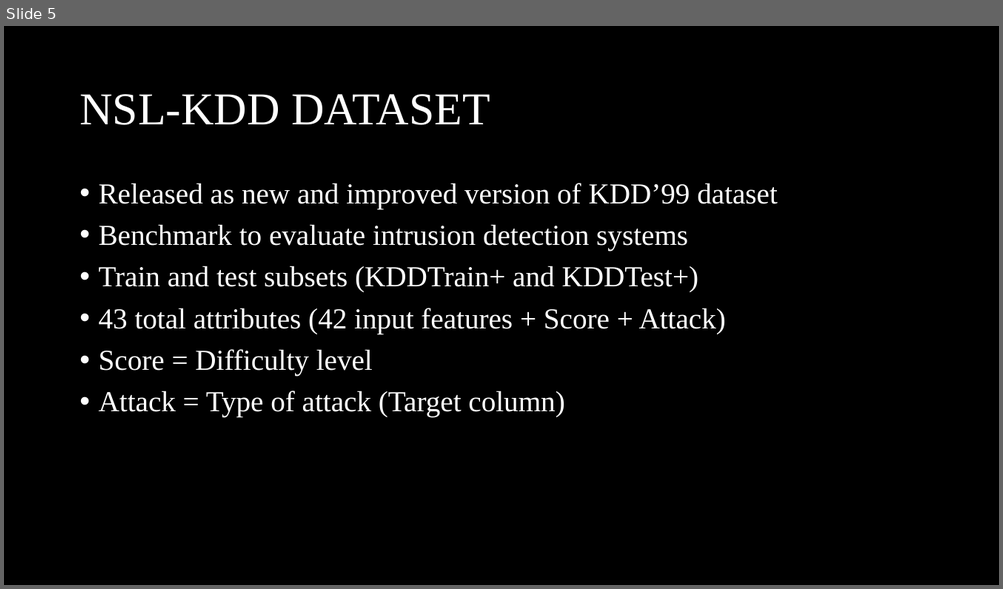
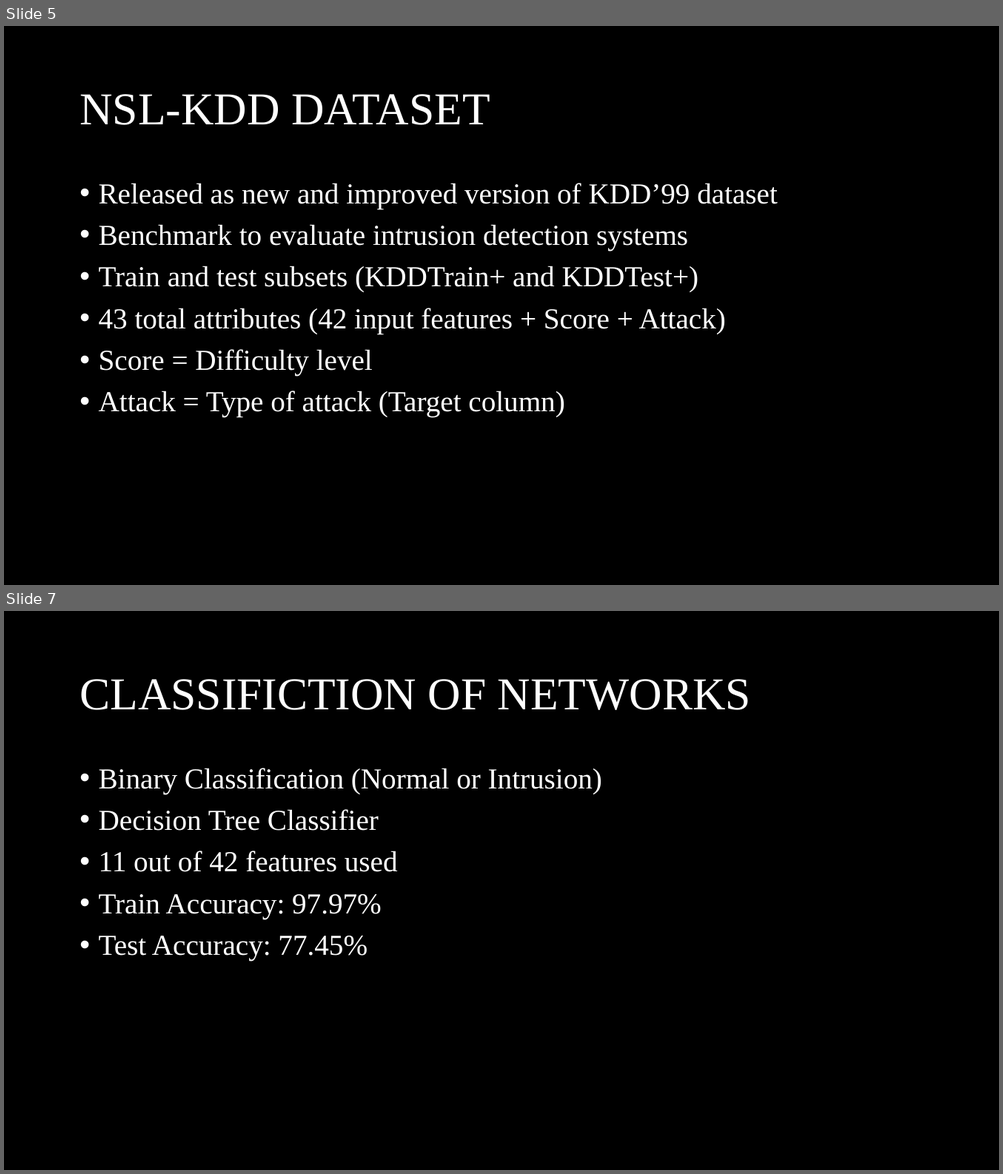
Before and after one commit to rojinadeuja/NSL-KDD-Network-Security, a slide deck: NSL_KDD_Network_Security_Analysis.pptx. Shown one above the other, each under a label of ours: slide 5 before the commit, slides 5 and 7 after it; the slides between them are not shown. The pictures are 1003x589 and 1003x1174 pixels, drawn with LibreOffice and Linux fonts; fonts in the diff are those of the drawing. Boxes give left, top, right and bottom in pixels: in the first picture for what was removed or moved away, otherwise in the second. Text is boxed around its words. In the diff, an @@ line names an element or a change of style, - is before the commit and + after.

Commit message:
Add classifier

```diff
--- a/NSL_KDD_Network_Security_Analysis.pptx
+++ b/NSL_KDD_Network_Security_Analysis.pptx
@@ slide 7 added at box(4, 611, 999, 1170), background #000000 @@
@@ title added at box(79, 679, 751, 710), 44 pt, text #FFFFFF @@
+CLASSIFICTION OF NETWORKS
@@ text added at box(99, 768, 602, 961), 28 pt, text #FFFFFF @@
+• Binary Classification (Normal or Intrusion)
+• Decision Tree Classifier
+• 11 out of 42 features used
+• Train Accuracy: 97.97%
+• Test Accuracy: 77.45%
```
Also in this commit, not shown: 1 slide changed, 1 other slide added.
